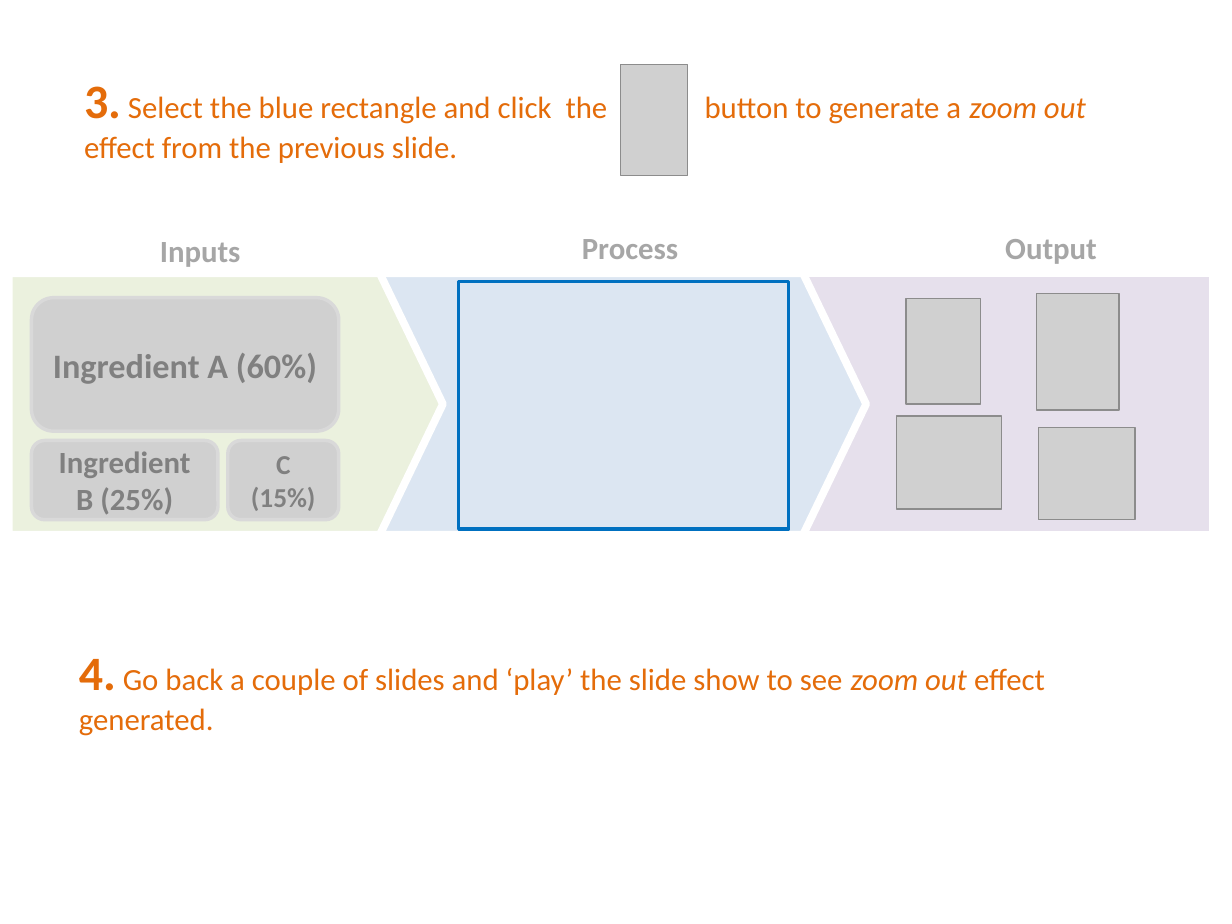
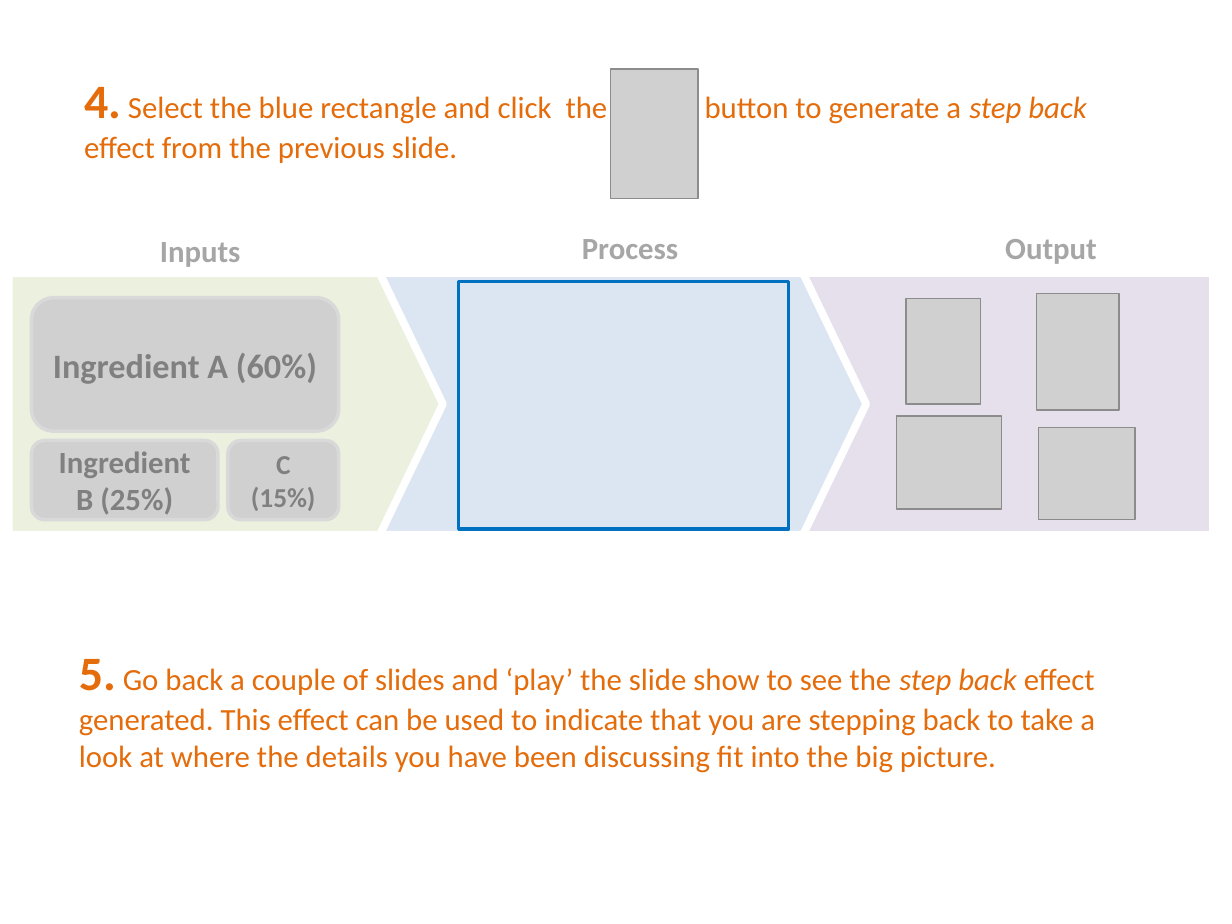
Before and after one commit to PowerPointLabs/PowerPointLabs-Website, a slide deck: slide 17 of samples/tutorial.pptx (slide 16 before the commit). Drawn at 1232x924 pixels with LibreOffice and Linux fonts; fonts in the diff are those of the drawing; grey boxes stand for pictures. Boxes give left, top, right and bottom in pixels: in the first picture for what was removed or moved away, otherwise in the second. Text is boxed around its words. In the diff, an @@ line names an element or a change of style, - is before the commit and + after.

```diff
--- a/samples/tutorial.pptx
+++ b/samples/tutorial.pptx
@@ text at (84,87,1086,163): text changed @@
-3. Select the blue rectangle and click the button to generate a zoom out effect from the previous slide.
+4. Select the blue rectangle and click the button to generate a step back effect from the previous slide.
@@ picture: place and size @@
-picture at (621,65,689,176)
+picture at (611,69,699,198)
@@ text at (79,659,1095,773): text changed @@
-4. Go back a couple of slides and ‘play’ the slide show to see zoom out effect generated.
+5. Go back a couple of slides and ‘play’ the slide show to see the step back effect generated. This effect can be used to indicate that you are stepping back to take a look at where the details you have been discussing fit into the big picture.
```
Also in this commit, not shown: 2 other slides changed, 4 slides added.
